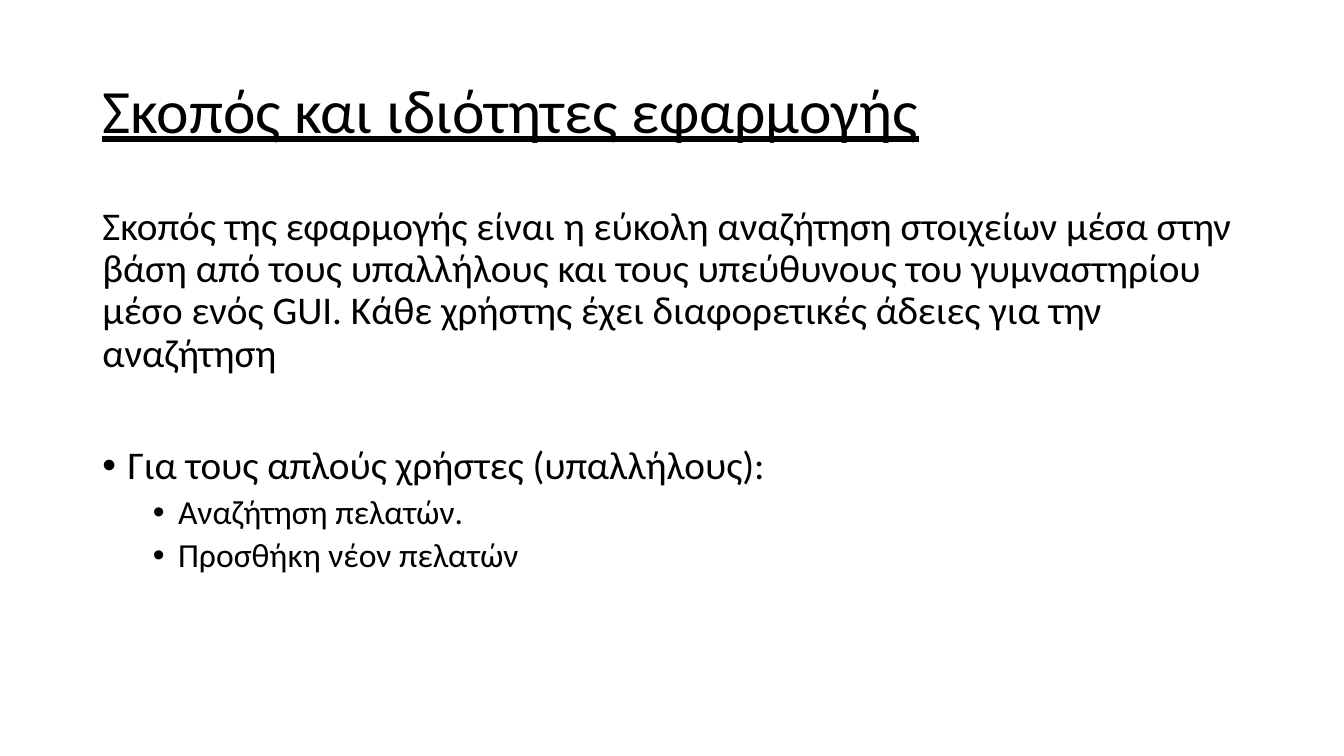
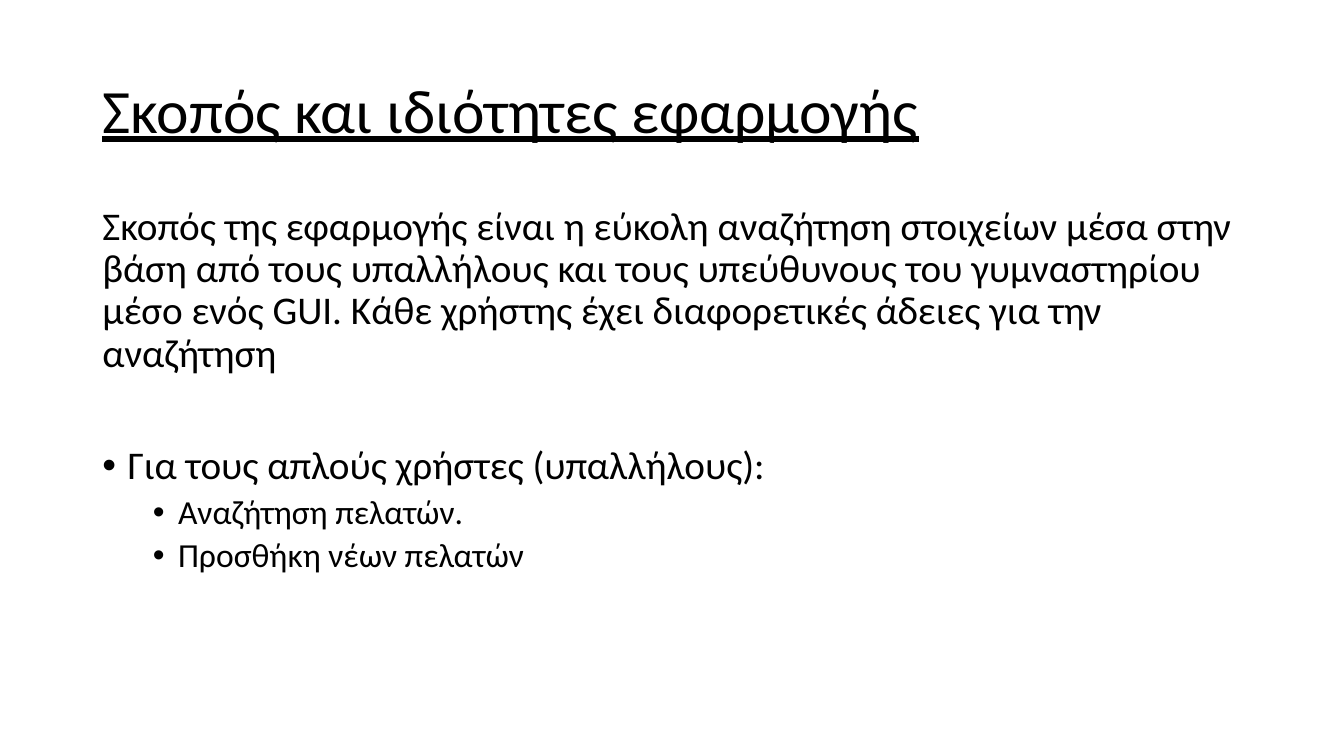
Before and after one commit to Apo-P/GymDatabase, a slide deck: slide 5 of Anafores/gym_db_V4.pptx (slide 6 before the commit). Drawn at 1344x756 pixels with LibreOffice and Linux fonts; fonts in the diff are those of the drawing. Boxes give left, top, right and bottom in pixels: in the first picture for what was removed or moved away, otherwise in the second. Text is boxed around its words. In the diff, an @@ line names an element or a change of style, - is before the commit and + after.

```diff
--- a/Anafores/gym_db_V4.pptx
+++ b/Anafores/gym_db_V4.pptx
@@ text at (178,543,524,573): text changed @@
-  • Προσθήκη νέον πελατών
+  • Προσθήκη νέων πελατών
```
Also in this commit, not shown: 2 other slides changed, 1 slide removed, 8 other files.
